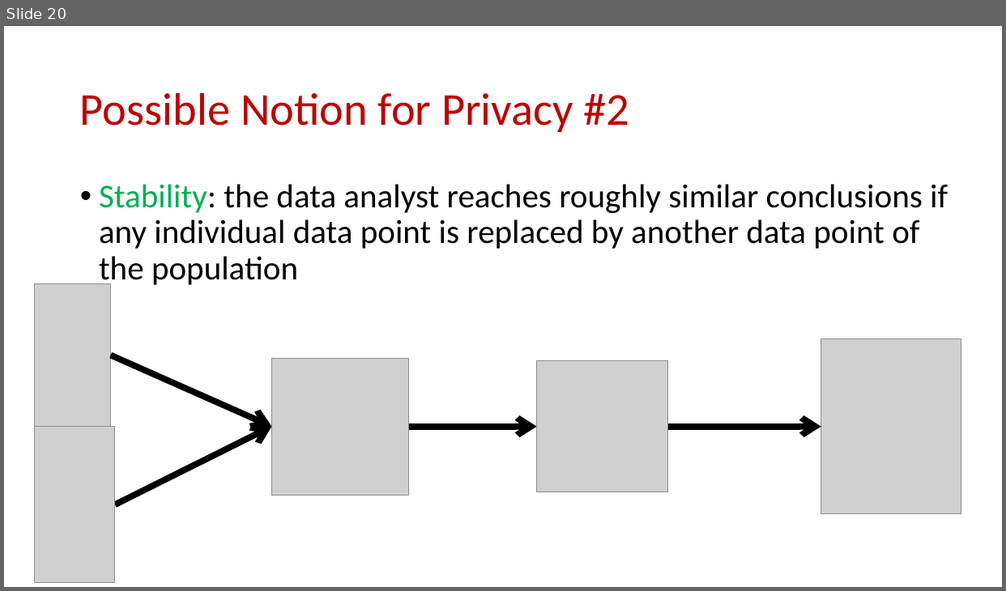
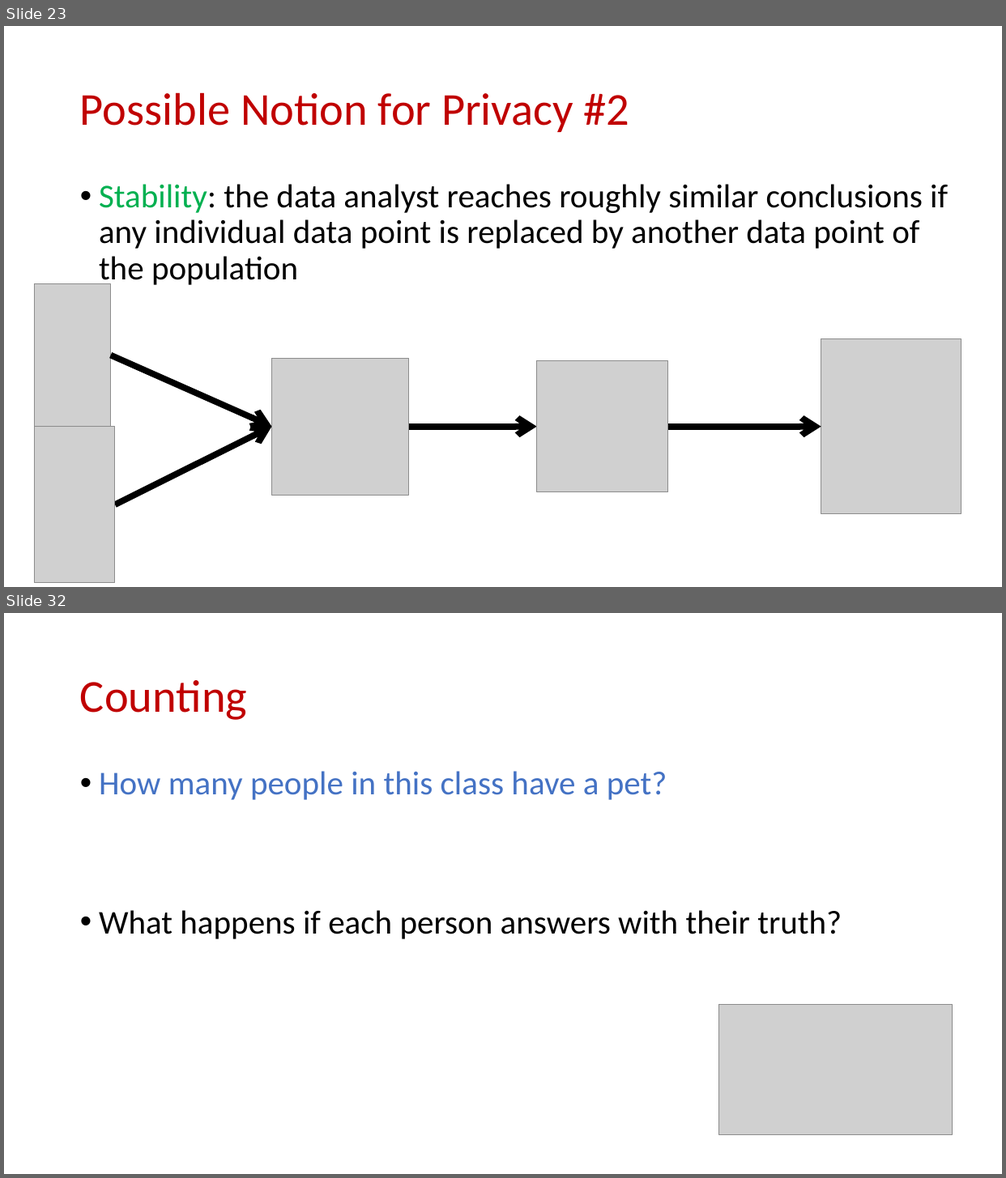
Before and after one commit to samsonzhou/samsonzhou.github.io, a slide deck: CSCE658-S24/L19.pptx. Shown one above the other, each under a label of ours: slide 20 before the commit, slides 23 and 32 after it; the slides between them are not shown. The pictures are 1006x591 and 1006x1178 pixels, drawn with LibreOffice and Linux fonts; fonts in the diff are those of the drawing; grey boxes stand for pictures. Boxes give left, top, right and bottom in pixels: in the first picture for what was removed or moved away, otherwise in the second. Text is boxed around its words. In the diff, an @@ line names an element or a change of style, - is before the commit and + after.

```diff
--- a/CSCE658-S24/L19.pptx
+++ b/CSCE658-S24/L19.pptx
@@ slide 32 added at (x1=4, y1=613, x2=1002, y2=1174), background #FFFFFF @@
@@ title added at (x1=80, y1=680, x2=247, y2=720), 44 pt, text #C00000 @@
+Counting
@@ text added at (x1=99, y1=771, x2=842, y2=939), 32 pt, text #000000 @@
+• How many people in this class have a pet?
+• What happens if each person answers with their truth?
@@ picture added at (x1=719, y1=1004, x2=952, y2=1135) @@
@@ what was slide 20 is now slide 23 @@
```
Also in this commit, not shown: 1 slide changed, 27 other slides added.
